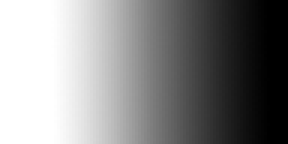
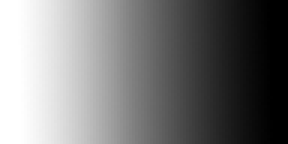
Layer changes from the first 288px x 144px image to the second:
painted on "Layer 3" over [21, 0, 270, 144]
painted on "Layer 2" over [21, 0, 270, 144]
